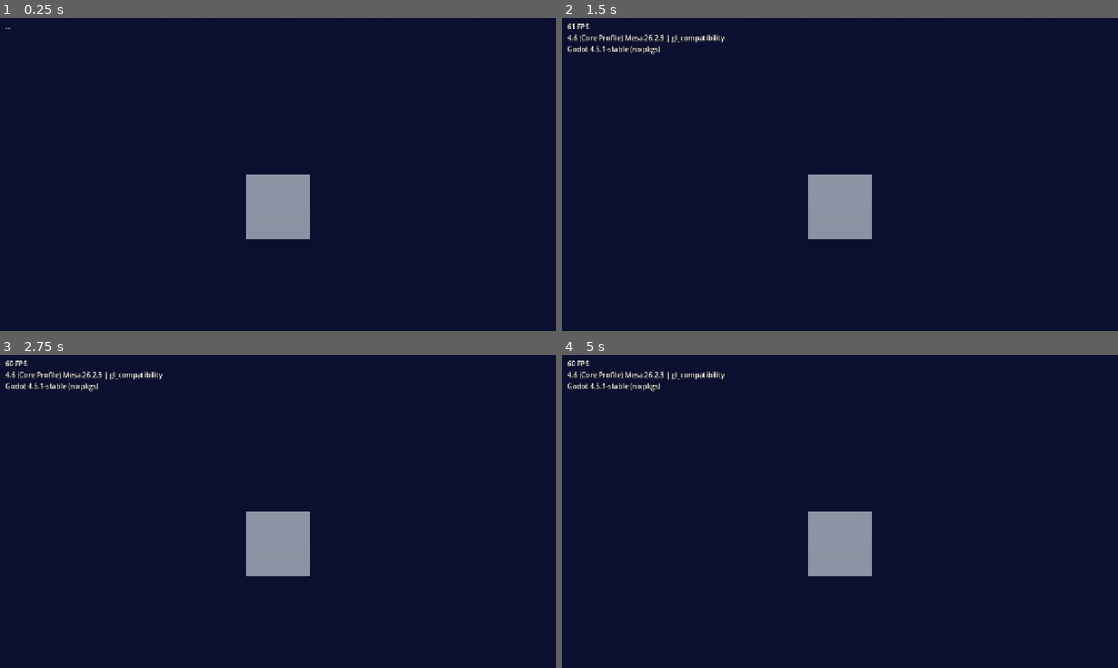
Above: before the commit, frames 1-4 (two rows, left to right).
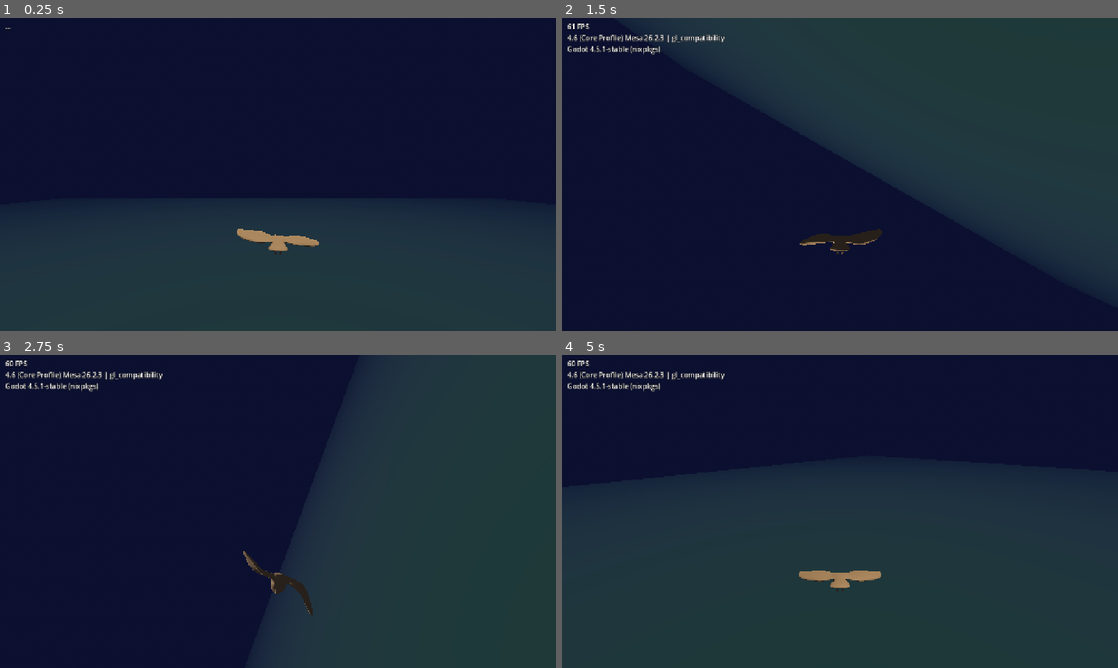
Above: after the commit, the same moments.

Repository: zomboky/zomboky.github.io
Game: Godot game, scene res://scenes/main.tscn
Same seed, same stepped clock (60 frames per second), same inputs: the game is played once before the commit and once after it.
Inputs (mouse positions are in pixels of both pictures, inside the frame that each line leads up to):
- Up to frame 1 (0.25 s): no input
- Up to frame 2 (1.5 s): move the mouse to (962, 158) at 0.52 s; hold E (flight_roll_right) 0.53-1.28 s; hold Right mouse button (look_back) 0.53-1.28 s; click (962, 158) at 0.67 s; move the mouse to (728, 190) at 1.27 s; hold Shift (brake) from 1.28 s (still down); click (728, 190) at 1.35 s
- Up to frame 3 (2.75 s): right-click (166, 527) at 1.55 s; move the mouse to (333, 442) at 2.02 s; release Shift (brake) at 2.03 s; hold E (flight_roll_right) from 2.03 s (still down); hold Right mouse button (look_back) from 2.03 s (still down); click (333, 442) at 2.17 s
- Up to frame 4 (5 s): move the mouse to (812, 574) at 2.77 s; release E (flight_roll_right) at 2.78 s; release Right mouse button (look_back) at 2.78 s; hold W (flight_pitch_up) 2.78-3.53 s; tap 1 (use_slot_1) at 2.85 s; click (812, 574) at 2.92 s; right-click (812, 574) at 3.05 s; move the mouse to (1006, 558) at 3.52 s; hold Right mouse button (look_back) 3.53-4.28 s; hold Q (flight_roll_left) from 3.53 s (still down); tap 2 (use_slot_2) at 3.6 s; click (1006, 558) at 3.67 s; tap Escape (pause) at 4.15 s; move the mouse to (673, 464) at 4.27 s; tap 3 (use_slot_3) at 4.35 s; click (673, 464) at 4.42 s; right-click (673, 464) at 4.55 s

The runs differ from the first frame. In frame 1, 39% of the frame differs, in the area x 0-100%, y 50-100%; in frame 2, 44%; in frame 3, 46%; in frame 4, 60%, in the area x 0-100%, y 36-100%.

Commit message:
Lot 1 : le hibou et sa caméra
Deuxième lot de PLAN_GODOT.md. Le modèle du hibou est désormais importé
par l'éditeur au lieu d'être chargé à l'exécution : l'écran de
chargement de 12 Mo du jeu Three.js disparaît purement et simplement.

- model_utils.gd : port de normalizeModel(). Godot n'a pas d'équivalent
  de Box3.setFromObject, l'agrégat d'AABB est reconstruit. La hiérarchie
  à trois niveaux du JS est conservée : le wrapper doit rester neutre
  pour que l'appelant puisse le tourner sans écraser la normalisation.
- owl.tscn / owl.gd : normalisation sur l'envergure (2,6 u) et non la
  longueur, le modèle ayant les ailes déployées ; demi-tour pour la
  convention nez = -Z ; matériau plume double face, le .glb n'embarquant
  aucune matière ; gabarit de collision mesuré sur l'AABB réelle, bien
  plus étroit que l'envergure visuelle ; battement d'ailes piloté par
  AnimationPlayer.speed_scale.
- owl_camera.gd : offset de poursuite, champ dynamique 70 -> 84 degrés,
  vue arrière. L'anti-clipping est écrit mais désactivé : il attend la
  forêt du lot 4. Pas de SpringArm3D — il s'appuie sur le serveur
  physique, or ce portage n'a aucun corps physique (décision A).
- flight_input.gd : les commandes sont découplées de leur source, pour
  être partagées avec l'IA du bot (lot 10b) et le harnais de parité.
- owl_flight.gd : provisoire, rotation seule, remplacé au lot 2.

Recette : tests/test_owl.gd, 11 vérifications sur 11 en headless.
Recette visuelle dans Chromium : hibou rendu ailes déployées, et un
appui sur roulis incline l'horizon — la caméra hérite bien du roulis.

Diff:
--- a/godot/hibou3d/scenes/main.tscn
+++ b/godot/hibou3d/scenes/main.tscn
@@ -1,6 +1,7 @@
-[gd_scene load_steps=6 format=3]
+[gd_scene load_steps=8 format=3]
 
 [ext_resource type="Script" path="res://scripts/debug_overlay.gd" id="1_debug"]
+[ext_resource type="PackedScene" path="res://scenes/owl/owl.tscn" id="2_owl"]
 
 [sub_resource type="ProceduralSkyMaterial" id="Sky_1"]
 sky_top_color = Color(0.05, 0.06, 0.19, 1)
@@ -22,7 +23,14 @@
 fog_depth_begin = 770.0
 fog_depth_end = 2240.0
 
-[sub_resource type="BoxMesh" id="Box_1"]
+[sub_resource type="PlaneMesh" id="Plane_1"]
+size = Vector2(400, 400)
+subdivide_width = 40
+subdivide_depth = 40
+
+[sub_resource type="StandardMaterial3D" id="Mat_1"]
+albedo_color = Color(0.086, 0.196, 0.122, 1)
+roughness = 1.0
 
 [node name="Main" type="Node3D"]
 
@@ -30,19 +38,20 @@
 environment = SubResource("Env_1")
 
 [node name="Sun" type="DirectionalLight3D" parent="."]
-transform = Transform3D(1, 0, 0, 0, 0.5, 0.866, 0, -0.866, 0.5, 0, 60, 0)
+transform = Transform3D(1, 0, 0, 0, 0.5, 0.866025, 0, -0.866025, 0.5, 0, 60, 0)
 light_energy = 0.9
 shadow_enabled = true
 directional_shadow_mode = 1
 
-[node name="Placeholder" type="MeshInstance3D" parent="."]
-mesh = SubResource("Box_1")
+[node name="World" type="Node3D" parent="."]
 
-[node name="Camera3D" type="Camera3D" parent="."]
-transform = Transform3D(1, 0, 0, 0, 1, 0, 0, 0, 1, 0, 0.5, 4)
-fov = 70.0
-near = 0.1
-far = 3200.0
+[node name="PlaceholderGround" type="MeshInstance3D" parent="World"]
+transform = Transform3D(1, 0, 0, 0, 1, 0, 0, 0, 1, 0, -20, 0)
+mesh = SubResource("Plane_1")
+surface_material_override/0 = SubResource("Mat_1")
+
+[node name="Owl" parent="." instance=ExtResource("2_owl")]
+transform = Transform3D(1, 0, 0, 0, 1, 0, 0, 0, 1, 0, 0, 0)
 
 [node name="UI" type="CanvasLayer" parent="."]
 
--- /dev/null
+++ b/godot/hibou3d/scenes/owl/owl.tscn
@@ -0,0 +1,28 @@
+[gd_scene load_steps=5 format=3]
+
+[ext_resource type="Script" path="res://scripts/owl/owl.gd" id="1_owl"]
+[ext_resource type="PackedScene" path="res://assets/models/owl_wings.glb" id="2_model"]
+[ext_resource type="Script" path="res://scripts/owl/owl_camera.gd" id="3_camera"]
+[ext_resource type="Script" path="res://scripts/owl/owl_flight.gd" id="4_flight"]
+
+[node name="Owl" type="Node3D"]
+script = ExtResource("1_owl")
+
+[node name="Visual" type="Node3D" parent="."]
+unique_name_in_owner = true
+
+[node name="Spin" type="Node3D" parent="Visual"]
+unique_name_in_owner = true
+
+[node name="Inner" type="Node3D" parent="Visual/Spin"]
+unique_name_in_owner = true
+
+[node name="Model" parent="Visual/Spin/Inner" instance=ExtResource("2_model")]
+unique_name_in_owner = true
+
+[node name="Camera3D" type="Camera3D" parent="."]
+unique_name_in_owner = true
+script = ExtResource("3_camera")
+
+[node name="Flight" type="Node" parent="."]
+script = ExtResource("4_flight")
--- a/godot/hibou3d/scripts/owl/owl.gd
+++ b/godot/hibou3d/scripts/owl/owl.gd
@@ -33,12 +33,20 @@
 var collide_radius := 0.3
 var hitbox := Vector3(2.6, 1.2, 1.6)
 
+@onready var camera: OwlCamera = %Camera3D
+
+@onready var _visual: Node3D = %Visual
+@onready var _spin: Node3D = %Spin
 @onready var _inner: Node3D = %Inner
 @onready var _model: Node3D = %Model
 @onready var _anim: AnimationPlayer = %Model/AnimationPlayer
 
 
 func _ready() -> void:
+	# Les trois niveaux de la normalisation (§5.2) sont pilotés ici et non dans la
+	# scène : les constantes ci-dessus restent la seule source de vérité.
+	_visual.rotation.x = MODEL_PITCH
+	_spin.rotation.y = MODEL_YAW
 	_apply_feather_material()
 	ModelUtils.normalize(_inner, _model, Vector3.AXIS_X, MODEL_WINGSPAN, false)
 	_measure_collision_bounds()
--- /dev/null
+++ b/godot/hibou3d/scripts/owl/owl_camera.gd
@@ -0,0 +1,99 @@
+class_name OwlCamera
+extends Camera3D
+## Caméra de poursuite, rigidement attachée au hibou.
+##
+## Elle est enfant direct du hibou : elle hérite donc de **toute** son orientation,
+## roulis compris. C'est ce qui fait qu'un tonneau fait tourner l'image, et non
+## qu'on regarde le hibou tourner — le port conserve ce choix tel quel.
+##
+## Anti-clipping (PLAN_GODOT.md §6.1) : le jeu Three.js échantillonne 10 points sur
+## le segment hibou→caméra pour rapprocher la caméra quand un arbre ou le relief
+## bloque la vue. Le réflexe Godot serait un `SpringArm3D`, mais il s'appuie sur le
+## serveur physique, or il n'y a **aucun corps physique** dans ce portage
+## (décision A, §4.2) : ni terrain, ni arbres. On garde donc l'échantillonnage
+## analytique, activé au lot 4 quand la forêt existera.
+
+## Position locale de la caméra par rapport au hibou : légèrement en hauteur, en arrière.
+const LOCAL_OFFSET := Vector3(0, 2, 6.5)
+## Distance mini si un obstacle bloque la vue — la caméra se rapproche, ne traverse pas.
+const MIN_DIST := 2.5
+## Nombre de points testés sur le segment hibou→caméra.
+const CLIP_SAMPLES := 10
+
+const FOV_BASE := 70.0
+## Élargissement maximal du champ à pleine vitesse. La sensation de vitesse est
+## volontairement exagérée : c'est un choix de game feel du jeu d'origine.
+const FOV_SPEED_GAIN := 14.0
+## Bonus de champ pendant un bonus de vitesse.
+const FOV_BOOST := 5.0
+## Vitesse de convergence du champ vers sa cible (s⁻¹).
+const FOV_RESPONSE := 6.0
+
+## Vue arrière (clic droit) : la caméra passe DEVANT le hibou et regarde vers
+## l'arrière — le hibou reste au centre de l'image, comme en vue avant.
+var look_back := false
+## Activé au lot 4, quand la forêt et le terrain existent.
+var clipping_enabled := false
+
+## Rappel fournissant la hauteur de sol effective en (x, z). Injecté au lot 3.
+var ground_height: Callable = Callable()
+## Rappel indiquant si un point monde est dans le feuillage d'un arbre. Injecté au lot 4.
+var point_in_tree: Callable = Callable()
+
+
+func _ready() -> void:
+	fov = FOV_BASE
+	near = 0.1
+	# La lune est à 2 400 u et les étoiles entre 1 700 et 2 500 : le plan lointain
+	# doit les englober, sinon le ciel se vide en vol haut.
+	far = 3200.0
+	position = LOCAL_OFFSET
+
+
+## À appeler une fois par frame de rendu (pas par pas de physique : c'est cosmétique).
+## [param speed_ratio] : vitesse rapportée à `MAX_SPEED`, dans [0, 1].
+func update_camera(delta: float, speed_ratio: float, speed_buff: bool = false) -> void:
+	_update_clip()
+	var target_fov := FOV_BASE + speed_ratio * speed_ratio * FOV_SPEED_GAIN
+	if speed_buff:
+		target_fov += FOV_BOOST
+	fov += (target_fov - fov) * minf(1.0, FOV_RESPONSE * delta)
+
+
+func _update_clip() -> void:
+	var offset := LOCAL_OFFSET
+	if look_back:
+		offset.z = -offset.z
+	var max_dist := offset.length()
+	var safe_dist := max_dist
+
+	if clipping_enabled:
+		var owl := get_parent() as Node3D
+		var dir := owl.global_transform.basis * offset.normalized()
+		for i in range(1, CLIP_SAMPLES + 1):
+			var t := (float(i) / CLIP_SAMPLES) * max_dist
+			var point := owl.global_position + dir * t
+			if _blocked(point):
+				# On recule d'une demi-unité avant l'obstacle plutôt que de s'arrêter
+				# dessus : la caméra ne doit pas raser le feuillage non plus.
+				safe_dist = maxf(MIN_DIST, t - 0.5)
+				break
+
+	position = offset.normalized() * safe_dist
+	# Demi-tour d'orientation en vue arrière.
+	rotation = Vector3(0, PI if look_back else 0.0, 0)
+
+
+func _blocked(point: Vector3) -> bool:
+	if point_in_tree.is_valid() and point_in_tree.call(point):
+		return true
+	if ground_height.is_valid() and point.y < float(ground_height.call(point.x, point.z)) + 0.4:
+		return true
+	return false
+
+
+func _unhandled_input(event: InputEvent) -> void:
+	if event.is_action_pressed("look_back"):
+		look_back = true
+	elif event.is_action_released("look_back"):
+		look_back = false
--- /dev/null
+++ b/godot/hibou3d/scripts/owl/owl_flight.gd
@@ -0,0 +1,62 @@
+class_name OwlFlight
+extends Node
+## Pilote du hibou : lit les commandes, fait avancer le modèle de vol, applique le
+## résultat au nœud `Owl`.
+##
+## ⚠️ **Provisoire — lot 1.** À ce stade seule la commande de rotation est branchée,
+## pour recetter le hibou et la caméra sans dépendre du modèle aérodynamique. Le vol
+## complet (11 étapes, forces, décrochage, virage coordonné) arrive au **lot 2** :
+## ce script deviendra alors une simple couche d'adaptation autour de
+## `scripts/flight/flight_model.gd`, qui reste pur et testable hors scène.
+
+## Vitesses angulaires maximales commandées (rad/s) — voir §2.3 du plan.
+const YAW_RATE := deg_to_rad(70.0)
+const PITCH_RATE := deg_to_rad(55.0)
+const ROLL_RATE := deg_to_rad(200.0)
+
+## Sensibilité souris du joueur (réglable au lot 6, écran Réglages).
+var mouse_sensitivity := 0.5
+
+@onready var _owl: Owl = get_parent()
+
+## Cumul des mouvements souris depuis le dernier pas de physique : Godot délivre la
+## souris par évènements, le modèle de vol la consomme une fois par pas.
+var _mouse_motion := Vector2.ZERO
+## Poussée factice tant que le modèle de vol n'existe pas : pilote le battement d'ailes.
+var _fake_speed_ratio := 0.0
+
+
+func _unhandled_input(event: InputEvent) -> void:
+	if event is InputEventMouseMotion and Input.mouse_mode == Input.MOUSE_MODE_CAPTURED:
+		_mouse_motion += (event as InputEventMouseMotion).relative
+	elif event is InputEventMouseButton and (event as InputEventMouseButton).pressed:
+		# Le pointer-lock web est géré nativement par Godot ; il exige, comme dans le
+		# navigateur, un geste utilisateur pour être demandé.
+		Input.mouse_mode = Input.MOUSE_MODE_CAPTURED
+	elif event.is_action_pressed("pause"):
+		Input.mouse_mode = Input.MOUSE_MODE_VISIBLE
+
+
+func _physics_process(delta: float) -> void:
+	var input := FlightInput.from_player(_mouse_motion, mouse_sensitivity)
+	_mouse_motion = Vector2.ZERO
+
+	# Commandes en vitesse angulaire, appliquées dans le repère LOCAL du hibou.
+	# `rotate_object_local` et non `rotate_x` : ce dernier tourne autour de l'axe
+	# GLOBAL et donnerait un pilotage faux dès que le hibou n'est plus à plat (§5.2).
+	_owl.rotate_object_local(Vector3.RIGHT, input.pitch * PITCH_RATE * delta)
+	_owl.rotate_object_local(Vector3.UP, input.yaw * YAW_RATE * delta)
+	_owl.rotate_object_local(Vector3.BACK, input.roll * ROLL_RATE * delta)
+	# La souris est un pilotage fin : appliquée directement, sans inertie (crisp).
+	_owl.rotate_object_local(Vector3.UP, input.mouse_dx)
+	_owl.rotate_object_local(Vector3.RIGHT, -input.mouse_dy)
+
+	# Provisoire : la « vitesse » ne sert qu'à animer le battement d'ailes et le champ
+	# de la caméra tant que le modèle de vol n'est pas porté.
+	var target := 1.0 if input.thrust_held else (0.0 if input.brake_held else _fake_speed_ratio)
+	_fake_speed_ratio = move_toward(_fake_speed_ratio, target, delta * 0.5)
+	_owl.set_speed_ratio(_fake_speed_ratio)
+
+
+func _process(delta: float) -> void:
+	_owl.camera.update_camera(delta, _fake_speed_ratio)
--- /dev/null
+++ b/godot/hibou3d/tests/test_owl.gd
@@ -0,0 +1,73 @@
+extends SceneTree
+## Recette du lot 1 (PLAN_GODOT.md §9) — vérifiable sans écran.
+##
+## Lancer : godot --headless --path godot/hibou3d --script res://tests/test_owl.gd
+
+const EXPECTED_WINGSPAN := 2.6
+const TOLERANCE := 0.01
+
+var _failures := 0
+
+
+func _init() -> void:
+	_run.call_deferred()
+
+
+func _run() -> void:
+	var owl: Owl = load("res://scenes/owl/owl.tscn").instantiate()
+	root.add_child(owl)
+	await process_frame
+
+	var size := ModelUtils.aggregate_aabb(owl).size
+	print("Envergure normalisée : %.4f (cible %.2f)" % [size.x, EXPECTED_WINGSPAN])
+	print("Gabarit de collision : %.3f × %.3f × %.3f" % [size.x, size.y, size.z])
+	print("Garde au sol : %.3f | rayon de collision : %.3f" % [owl.ground_clear, owl.collide_radius])
+
+	_check("le modèle est normalisé sur l'envergure visée",
+		absf(size.x - EXPECTED_WINGSPAN) < TOLERANCE)
+	_check("le gabarit de collision est plus étroit que l'envergure",
+		owl.collide_radius < EXPECTED_WINGSPAN / 2.0)
+	_check("la garde au sol est cohérente avec la hauteur du modèle",
+		is_equal_approx(owl.ground_clear, size.y / 2.0 + 0.15))
+
+	# Le modèle regarde vers +Z ; après le demi-tour, le nez doit pointer vers -Z,
+	# la convention de vol partagée par Three.js et Godot (§5.1).
+	var nose := -owl.global_transform.basis.z
+	_check("le nez du hibou pointe vers -Z", nose.dot(Vector3.BACK) < -0.9)
+
+	var anim: AnimationPlayer = owl.get_node("%Model/AnimationPlayer")
+	_check("le clip de battement d'ailes est en lecture", anim.is_playing())
+	owl.set_speed_ratio(1.0)
+	_check("le battement accélère à pleine vitesse",
+		is_equal_approx(anim.speed_scale, Owl.FLAP_CLIP_RATE_MAX))
+	owl.set_speed_ratio(0.0)
+	_check("le battement ne s'arrête jamais complètement",
+		is_equal_approx(anim.speed_scale, Owl.FLAP_CLIP_RATE_MIN))
+
+	var camera: OwlCamera = owl.camera
+	_check("la caméra est à l'offset de poursuite",
+		camera.position.is_equal_approx(OwlCamera.LOCAL_OFFSET))
+	camera.look_back = true
+	camera.update_camera(1.0 / 60.0, 0.0)
+	_check("la vue arrière place la caméra devant le hibou", camera.position.z < 0.0)
+	_check("la vue arrière retourne la caméra", is_equal_approx(camera.rotation.y, PI))
+	camera.look_back = false
+	camera.update_camera(1.0 / 60.0, 0.0)
+
+	# Champ dynamique : 70 au repos, jusqu'à 84 à pleine vitesse.
+	for i in 200:
+		camera.update_camera(1.0 / 60.0, 1.0)
+	_check("le champ s'élargit à 84° à pleine vitesse", absf(camera.fov - 84.0) < 0.1)
+
+	print("")
+	if _failures == 0:
+		print("Lot 1 : recette OK.")
+	else:
+		printerr("Lot 1 : %d vérification(s) en échec." % _failures)
+	quit(0 if _failures == 0 else 1)
+
+
+func _check(label: String, ok: bool) -> void:
+	print("  %s %s" % ["[OK]  " if ok else "[FAIL]", label])
+	if not ok:
+		_failures += 1
Not shown, added: godot/hibou3d/scripts/flight/flight_input.gd.uid
Not shown, added: godot/hibou3d/scripts/owl/owl.gd.uid
Not shown, added: godot/hibou3d/scripts/owl/owl_camera.gd.uid
Not shown, added: godot/hibou3d/scripts/owl/owl_flight.gd.uid
Not shown, added: godot/hibou3d/tests/test_owl.gd.uid
Not shown, changed: AVANCEMENT.md
